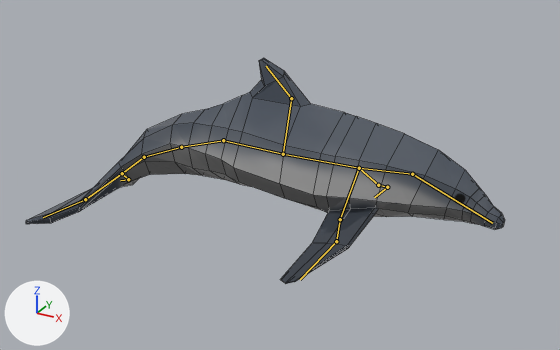
One commit to the Blender file UnityProject4/Assets/untitled.blend: the scene before it, then after it.
Both versions are drawn from a 50 mm lens placed at (3.64, -6.71, 3.54), pointed at (-0.08, 0.05, 0.16). The axes (+X, +Y, +Z) are drawn at lower left. The lights are the same throughout. Both versions are drawn at frame 40 of the action 'ArmatureAction.001'; the numbers are the values there. The bones that bend it are drawn over the model as lines. Mesh edges are drawn as thin lines.
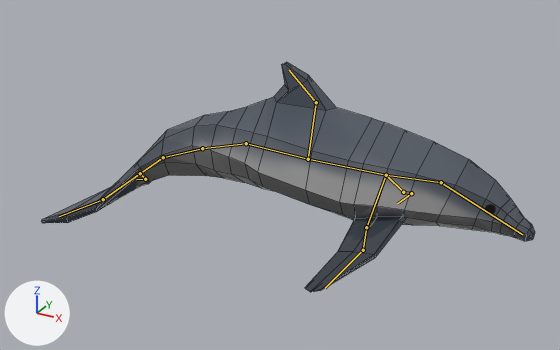
Changed parts and their boxes [x1, y1, x2, y2] in the pictures (560 x 350 px):
'Cylinder', posed
    before: [26, 58, 505, 284]
    after: [42, 62, 535, 292]
bone 'Bone', root to tip
    before: (283, 154) to (359, 168)
    after: (308, 159) to (386, 175)
bone 'Bone.003', root to tip
    before: (283, 154) to (223, 140)
    after: (308, 159) to (246, 143)
bone 'Bone.008', root to tip
    before: (283, 154) to (291, 98)
    after: (308, 159) to (316, 102)

What the commit changed:
Bone 'Bone' (bone_bone) moves from (0.0, 0.0, 0.0) to (0.0, 0.29, 0.02).
Bone 'Bone' (bone_bone) turns from (0, 0, 0) to (0, 0, -1) degrees about its own x, y and z.
Bone 'Bone.003' (bone_bone_003) moves from (0.0, 0.0, 0.0) to (0.03, -0.29, -0.01).
Bone 'Bone.003' (bone_bone_003) turns from (0, 0, 0) to (1, 0, 0) degrees about its own x, y and z.
Bone 'Bone.008' (bone_bone_008) moves from (0.0, 0.0, 0.0) to (0.0, 0.03, -0.29).
Bone 'Bone.008' (bone_bone_008) turns from (0, 0, 0) to (2, 1, 0) degrees about its own x, y and z.
